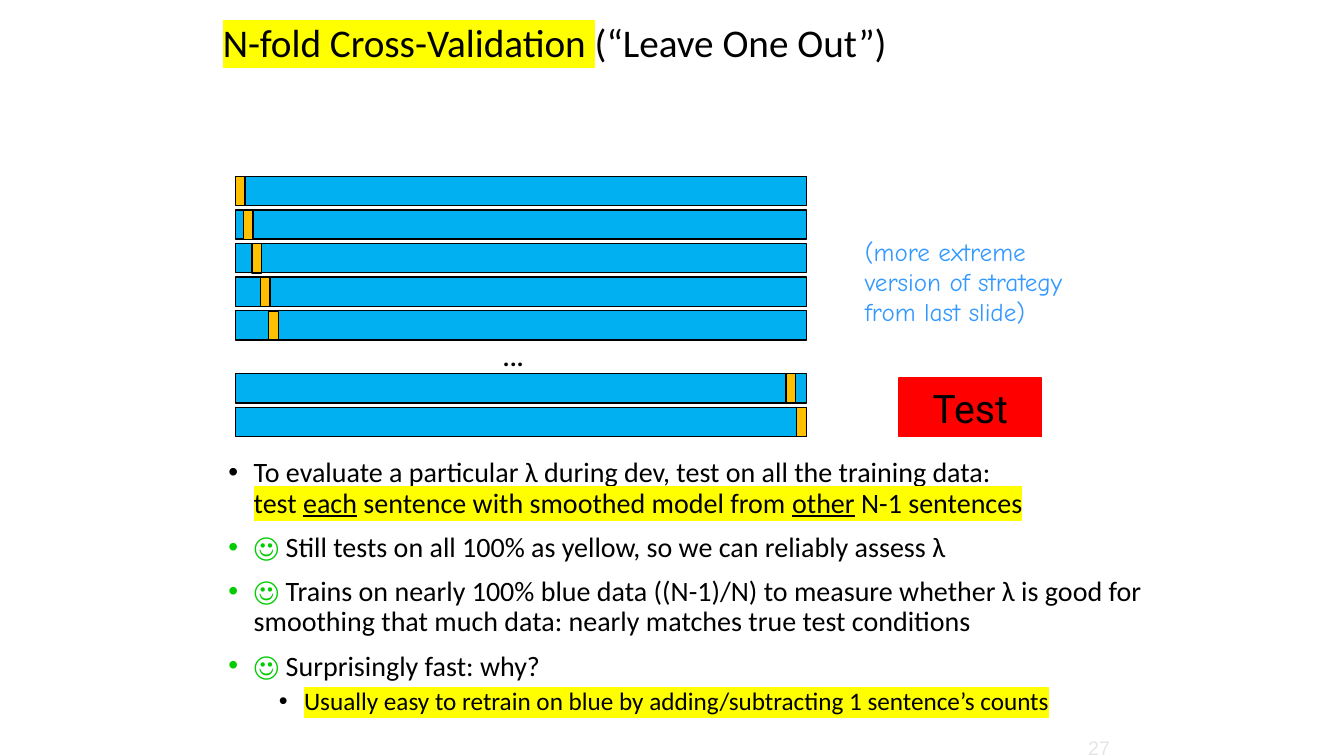
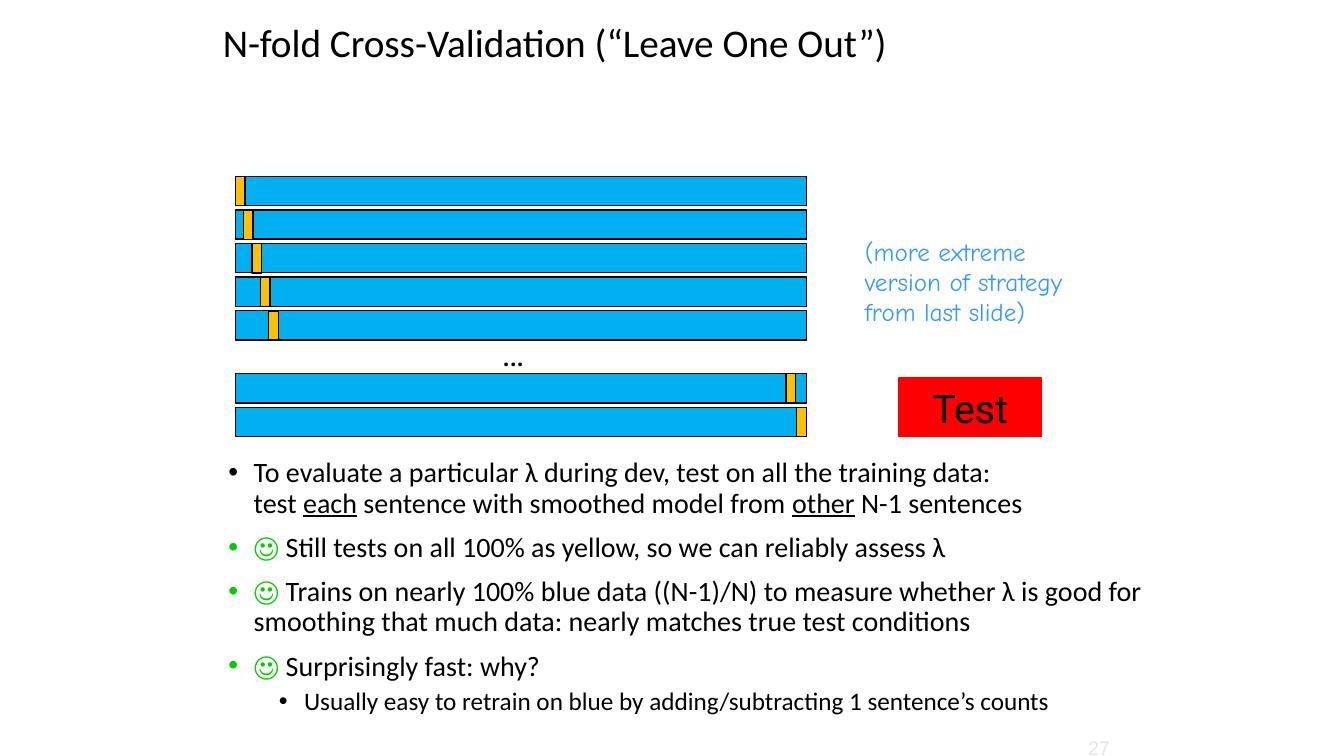
Before and after one commit to balhafni/csci_544_fa_18_slides, a slide deck: slide 27 of smoothing_0926.pptx. Drawn at 1344x756 pixels with LibreOffice and Linux fonts; fonts in the diff are those of the drawing. Boxes give left, top, right and bottom in pixels: in the first picture for what was removed or moved away, otherwise in the second. Text is boxed around its words. In the diff, an @@ line names an element or a change of style, - is before the commit and + after.

```diff
--- a/smoothing_0926.pptx
+++ b/smoothing_0926.pptx
@@ title "N-fold Cross-Validation (“Leave One Out”)" at [223,28,886,63]: highlight #FFFF00 to none in "N-fold Cross-Validation" @@
@@ text at [254,462,1048,715]: highlight #FFFF00 to none in "test each sentence with smoothed model from ...", "Usually easy to retrain on blue by ..." @@
```
Also in this commit, not shown: 20 other slides changed.
